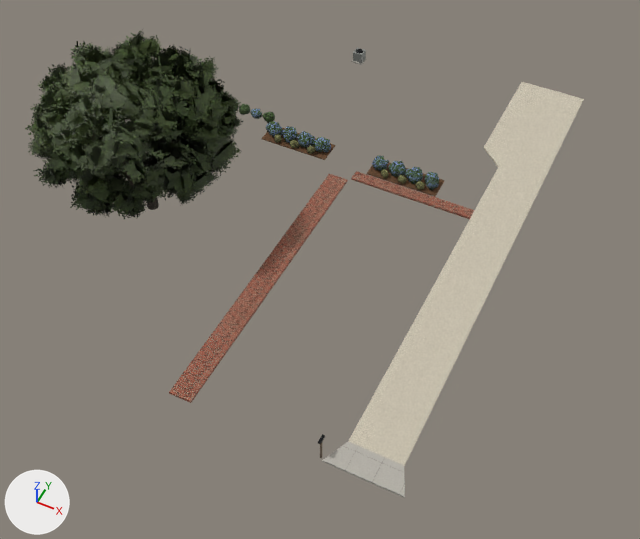
The glTF model models/homes/sullivan-house-lot.glb as it was, and as the next commit left it.
The view is the same before and after, from a camera (50 mm lens) standing at (18.0, -49.1, 40.8) and looking at (1.5, -16.2, -0.4). Every picture has the same lights, and +X, +Y and +Z are marked at lower left. The picture after the commit comes second. Vertices at exactly the same position are counted once.

In view in the first picture: 'Lot_Hardscape', 'Lot_Plants', 'Lot_Props', 'Tree_LiveOak_1'.
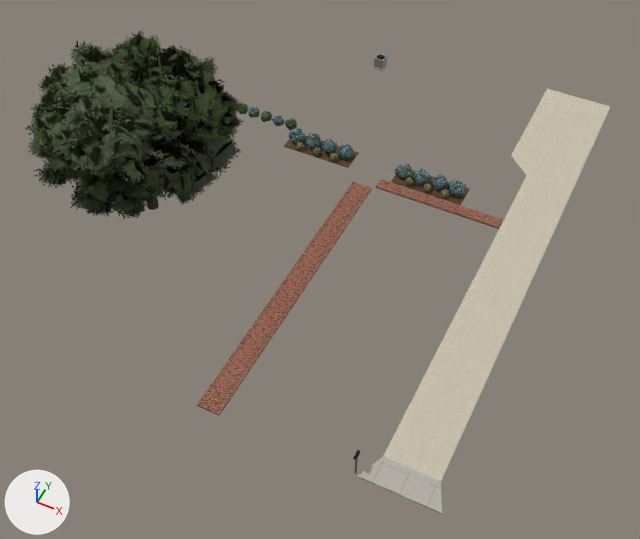
Location of each change, [x1, y1, x2, y2] in pixels of the pictures (640 x 539 px; the box of a moved part takes in the faces that stretch with it):
'Lot_Hardscape', moved
    before: [169, 82, 584, 498]
    after: [197, 89, 610, 515]
'Lot_Plants', reshaped
    before: [236, 104, 439, 190]
    after: [236, 103, 466, 198]
'Lot_Props', moved
    before: [318, 47, 366, 458]
    after: [353, 53, 388, 474]
part 2 of me_lot_plants, moved or reshaped
    before: [276, 126, 283, 135]
    after: [299, 133, 306, 143]
part 3 of me_lot_plants, moved or reshaped
    before: [270, 122, 279, 128]
    after: [292, 130, 301, 137]
part 4 of me_lot_plants, moved or reshaped
    before: [292, 131, 298, 140]
    after: [314, 139, 322, 148]
part 5 of me_lot_plants, moved or reshaped
    before: [285, 127, 293, 135]
    after: [309, 135, 317, 141]
part 6 of me_lot_plants, moved or reshaped
    before: [236, 104, 331, 154]
    after: [236, 103, 353, 162]
part 7 of me_lot_plants, moved or reshaped
    before: [372, 155, 439, 190]
    after: [395, 164, 466, 198]

The change in detail:
me_lot_hardscape is used by ob_lot_hardscape; location (0.0, 0.0, 0.0).
me_lot_hardscape had 50 vertices, 80 faces and spanned x -7.6..12.3, y -28.2..7.5, z -0.1..0.1.
me_lot_hardscape now has 50 vertices, 80 faces and spans x -5.8..14.3, y -28.2..7.5, z -0.1..0.1.
me_lot_hardscape part 1: the whole mesh is moved by (1.9, 0.0, 0.0).
me_lot_plants is used by ob_lot_plants; location (0.0, 0.0, 0.0).
me_lot_plants had 5838 vertices, 10680 faces and spanned x -12.6..5.5, y -7.3..-4.7, z 0.0..1.1.
me_lot_plants now has 5838 vertices, 10680 faces and spans x -10.8..7.4, y -7.3..-4.7, z -0.1..1.1.
me_lot_plants part 2: the loose piece of 42 vertices spanning x -7.1..-6.4, y -6.7..-5.9, z 0.0..0.9 is scaled about its middle by (0.929, 0.918, 0.952), then moved by (1.8, 0.0, 0.0).
me_lot_plants part 3: the loose piece of 42 vertices spanning x -7.4..-6.6, y -6.7..-6.0, z 0.2..1.1 is moved by (1.8, 0.0, 0.0).
me_lot_plants part 4: the loose piece of 42 vertices spanning x -5.9..-5.2, y -6.7..-6.1, z 0.0..0.9 is scaled about its middle by (1.07, 1.06, 0.94), then moved by (1.8, 0.0, 0.0).
me_lot_plants part 5: the loose piece of 42 vertices spanning x -6.1..-5.4, y -6.7..-6.0, z 0.2..1.0 is moved by (1.8, 0.0, 0.0).
me_lot_plants part 6: 3186 of 5838 vertices moved; they spanned x -12.6..-2.6, y -7.3..-4.7, z 0.0..1.1 and now span x -10.8..-0.8, y -7.3..-4.7, z 0.0..1.1; mean shift (1.8, 0.0, 0.0); largest move (-3.6, -6.2, 0.6) -> (-1.0, -6.1, 0.8).
me_lot_plants part 7: 2154 of 5838 vertices moved; they spanned x 0.6..5.5, y -7.3..-5.7, z 0.0..1.1 and now span x 2.3..7.4, y -7.3..-5.8, z -0.1..1.1; mean shift (1.8, 0.0, 0.0); largest move (2.1, -6.1, 0.9) -> (4.5, -6.6, 0.7).
Other edits to the shape of me_lot_plants do not show in these pictures.
me_lot_props is used by ob_lot_props; location (0.0, 0.0, 0.0).
me_lot_props had 84 vertices, 144 faces and spanned x -5.8..7.5, y -28.0..4.9, z -0.6..1.3.
me_lot_props now has 84 vertices, 144 faces and spans x -4.0..9.5, y -28.0..4.9, z -0.6..1.3.
me_lot_props part 8: the whole mesh is moved by (1.9, 0.0, 0.0).
